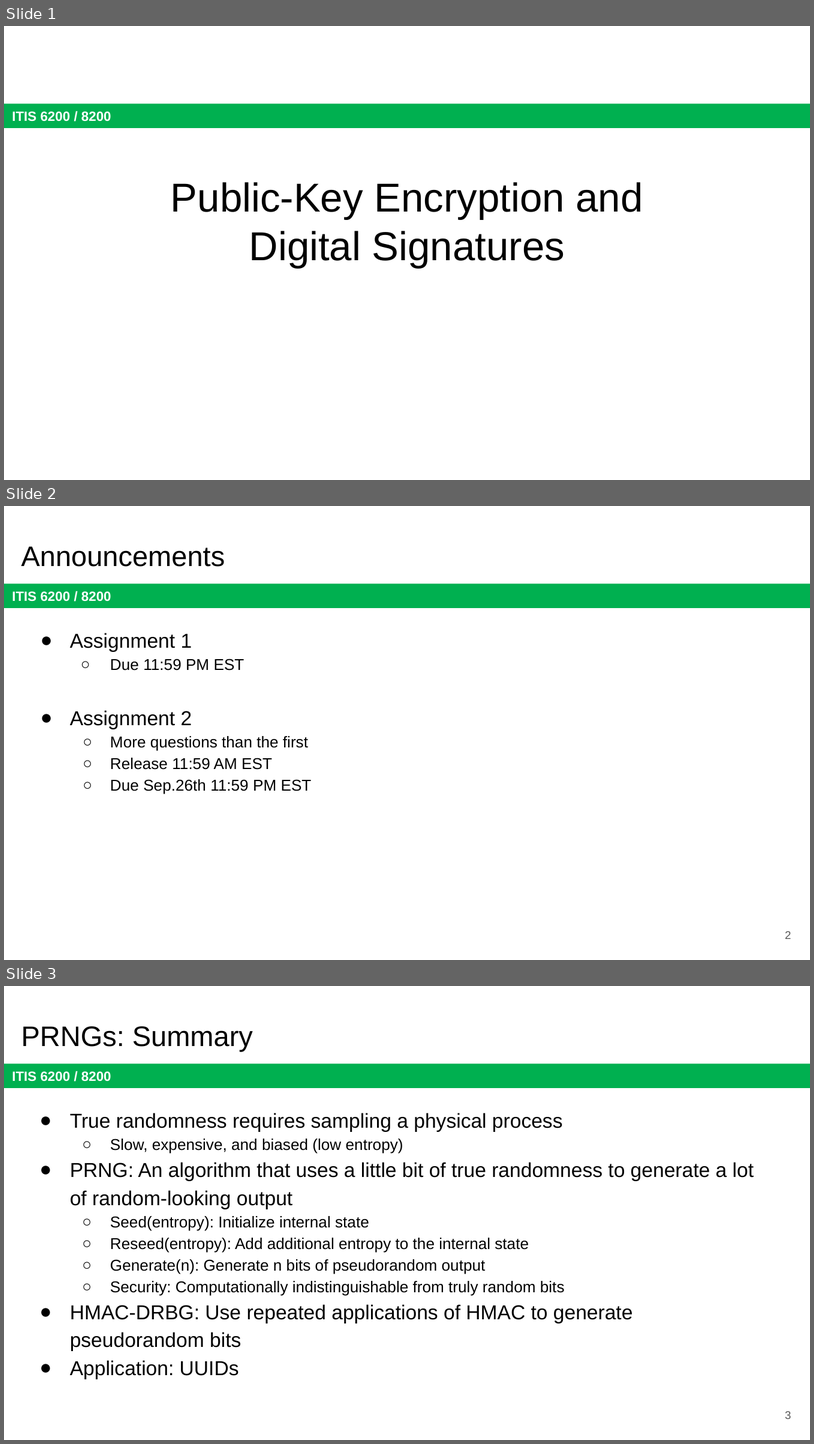
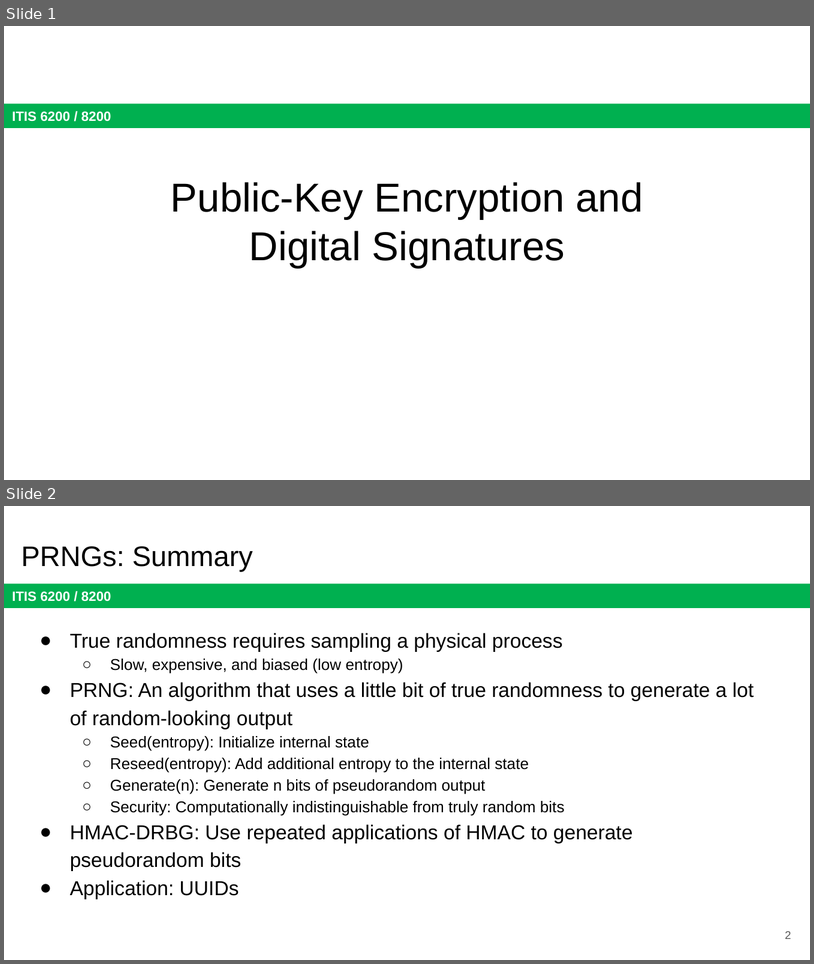
Before and after one commit to jx5c/github.io, a slide deck: teaching/ITIS6200/2023fa/lectures/lec06.pptx. Shown one above the other, each under a label of ours: slides 1, 2 and 3 before the commit, slides 1 and 2 after it. The pictures are 814x1444 and 814x964 pixels, drawn with LibreOffice and Linux fonts; fonts in the diff are those of the drawing. Boxes give left, top, right and bottom in pixels: in the first picture for what was removed or moved away, otherwise in the second. Text is boxed around its words. In the diff, an @@ line names an element or a change of style, - is before the commit and + after.

```diff
--- a/teaching/ITIS6200/2023fa/lectures/lec06.pptx
+++ b/teaching/ITIS6200/2023fa/lectures/lec06.pptx
@@ slide 2 removed at (4, 506, 810, 960), background #FFFFFF; not listed: 1 template element that a slide beside it also shows @@
@@ title removed at (21, 546, 225, 567) @@
-Announcements
@@ text removed at (70, 633, 312, 794) @@
-● Assignment 1
-  ○ Due 11:59 PM EST
-● Assignment 2
-  ○ More questions than the first
-  ○ Release 11:59 AM EST
-  ○ Due Sep.26th 11:59 PM EST
@@ page number removed at (785, 931, 791, 939) @@
-2
@@ what was slide 3 is now slide 2 @@
@@ page number at (785, 931, 791, 939): text changed @@
-3
+2
```
Also in this commit, not shown: 1 slide changed, 3 other files.
